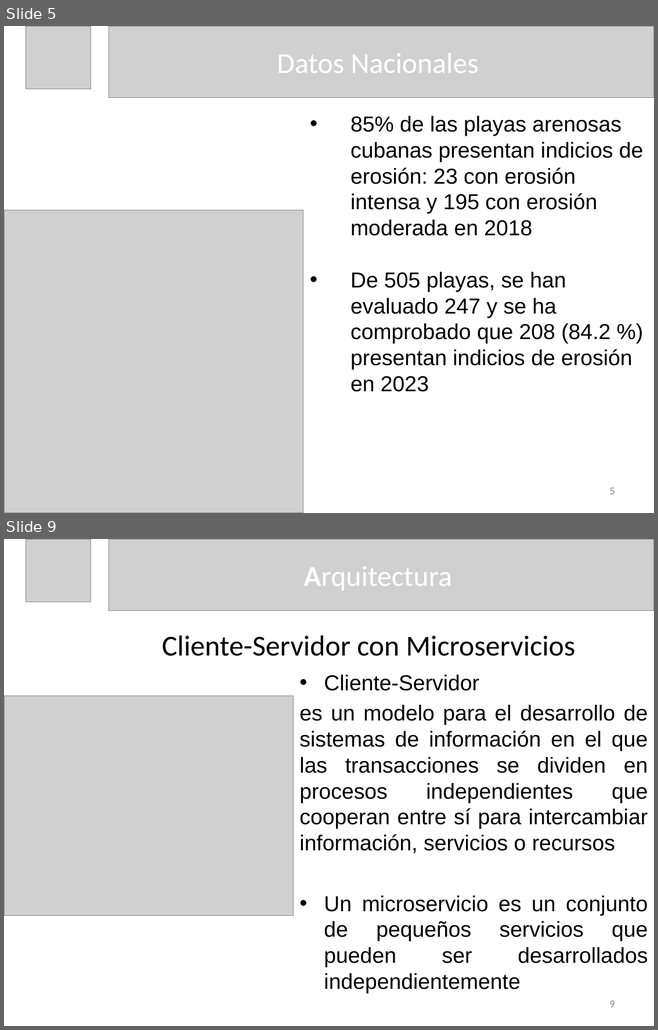
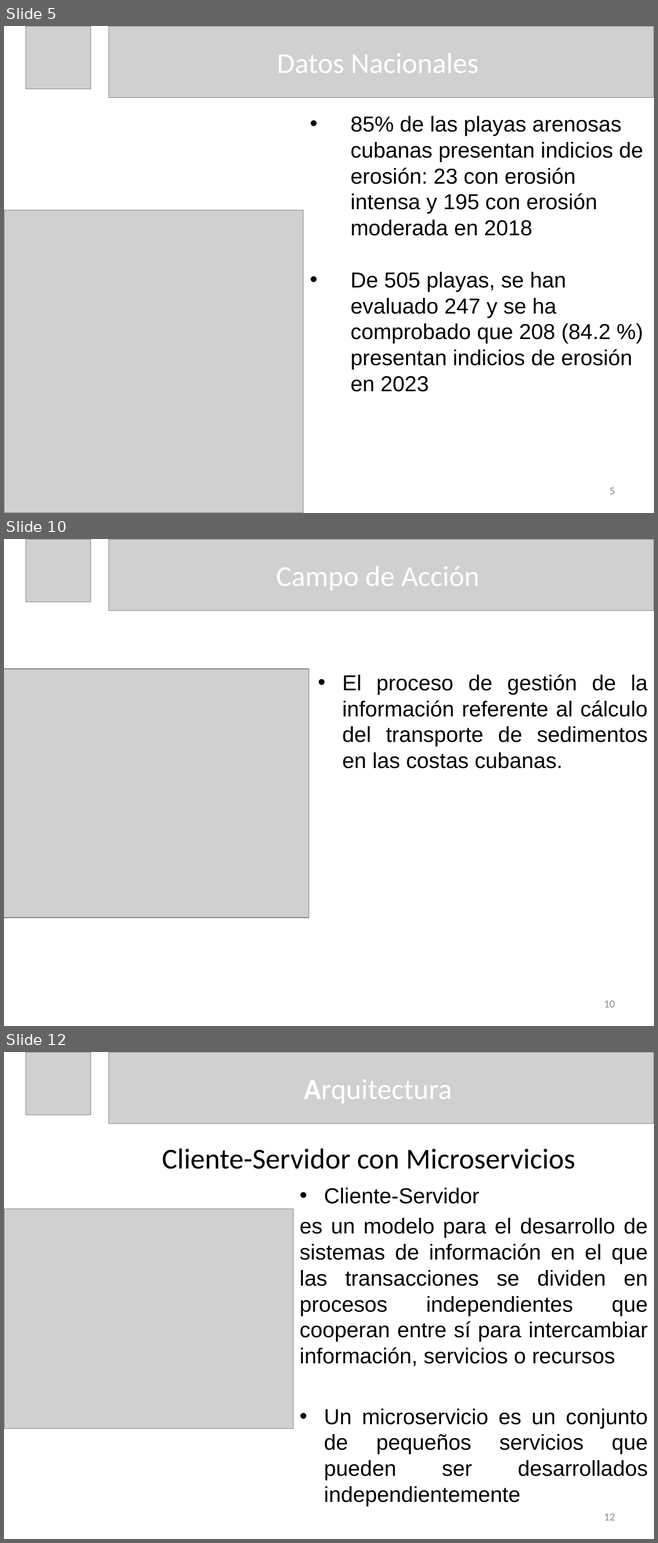
Before and after one commit to dariel-cabrera/MoreCoasts, a slide deck: DOC/Presentacion de Tesis Dariel Cabrera Lopez.pptx. Shown one above the other, each under a label of ours: slides 5 and 9 before the commit, slides 5, 10 and 12 after it; the slides between them are not shown. The pictures are 658x1030 and 658x1543 pixels, drawn with LibreOffice and Linux fonts; fonts in the diff are those of the drawing; grey boxes stand for pictures. Boxes give left, top, right and bottom in pixels: in the first picture for what was removed or moved away, otherwise in the second. Text is boxed around its words. In the diff, an @@ line names an element or a change of style, - is before the commit and + after.

```diff
--- a/DOC/Presentacion de Tesis Dariel Cabrera Lopez.pptx
+++ b/DOC/Presentacion de Tesis Dariel Cabrera Lopez.pptx
@@ slide 10 added at <box>4,539,654,1026</box>, background #FFFFFF @@
@@ picture added at <box>25,539,91,602</box> @@
@@ picture added at <box>108,539,654,611</box> @@
@@ title added at <box>276,566,480,591</box>, 32 pt, text #FFFFFF @@
+Campo de Acción
@@ picture added at <box>4,669,309,918</box> @@
@@ text added at <box>342,674,647,769</box>, 24 pt, text #000000 @@
+• El proceso de gestión de la información referente al cálculo del transporte de sedimentos en las costas cubanas.
@@ page number added at <box>604,1001,615,1008</box>, 12 pt, text #8C8C8C @@
+10
@@ what was slide 9 is now slide 12 @@
@@ page number at <box>604,1514,615,1521</box>: text changed @@
-9
+12
```
Also in this commit, not shown: 4 slides changed, 9 other slides added, 4 other files.
